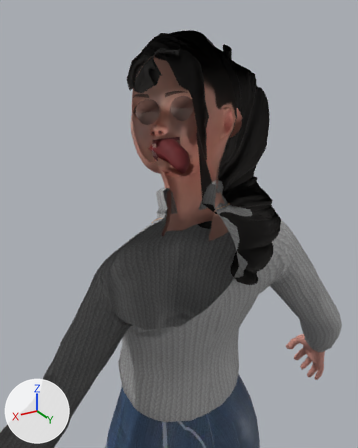
The glTF model public/models/robyn.glb: old version first, new version second.
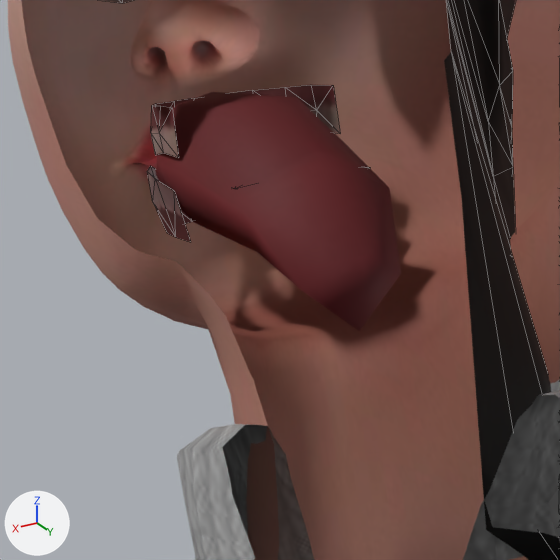
Each version is shown from a 50 mm camera at (0.411, 0.623, 1.782) aimed at (0.007, -0.051, 1.445), then close up on the part from 36% to 60% of the width and 28% to 47% of the height. The lights are fixed; the arrows at lower left show +X, +Y and +Z. The close-ups show mesh edges as thin lines. Everything nearer to the camera than a plane just in front of the edit is cut away. Vertices at the same position are counted once.

The first close-up shows 'Wolf3D_Hair', 'Wolf3D_Head', 'Wolf3D_Outfit_Top', 'Wolf3D_Teeth'.
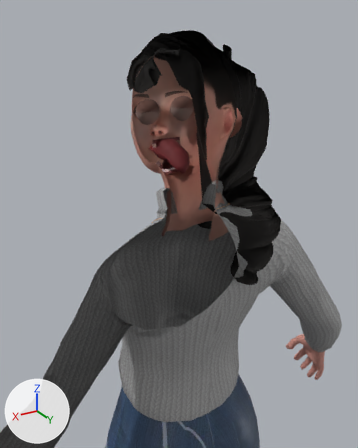
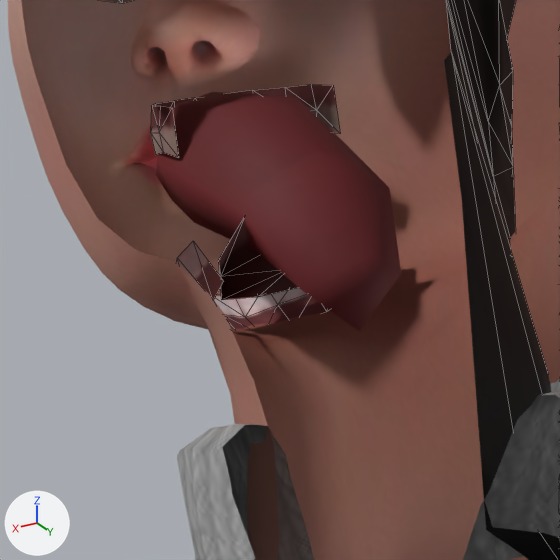
The newer file adds a shape key; the second version is drawn at full value of the shape key 'jawOpen' of 'Wolf3D_Teeth', and the change is written as the vertex moves it makes.

Patch to the scene script:
```diff
--- a/public/models/robyn.glb.py
+++ b/public/models/robyn.glb.py
@@ me_wolf3d_teeth @@
 # used by ob_wolf3d_teeth; location = (0.0, 0.0, 0.0)
-me_wolf3d_teeth.from_pydata(...)  # 77 vertices, 100 faces; spans x -0.0272..0.0272, y -0.1312..-0.0659, z 1.5464..1.5829
+me_wolf3d_teeth.from_pydata(...)  # 77 vertices, 100 faces; spans x -0.0272..0.0272, y -0.1312..-0.0655, z 1.5205..1.5829
+# me_wolf3d_teeth part 1: 46 of 77 vertices moved; they spanned x -0.0272..0.0272, y -0.1288..-0.0659, z 1.5464..1.5723 and now span x -0.0272..0.0272, y -0.1107..-0.0655, z 1.5205..1.5714; mean shift (0.0, 0.0156, -0.0203); largest move (0.0, -0.1271, 1.554) -> (0.0, -0.105, 1.5229)
 me_wolf3d_teeth.materials.append(mat_wolf3d_teeth)
```

Where the change shows, as pixel boxes (x1, y1, x2, y2) in the close-ups (560 x 560 px; the box of a moved part takes in the faces that stretch with it):
'Wolf3D_Teeth', reshaped
    before: (147, 85, 370, 242)
    after: (151, 84, 340, 329)
part 1 of me_wolf3d_teeth, moved or reshaped
    before: (147, 167, 370, 242)
    after: (177, 218, 329, 329)
